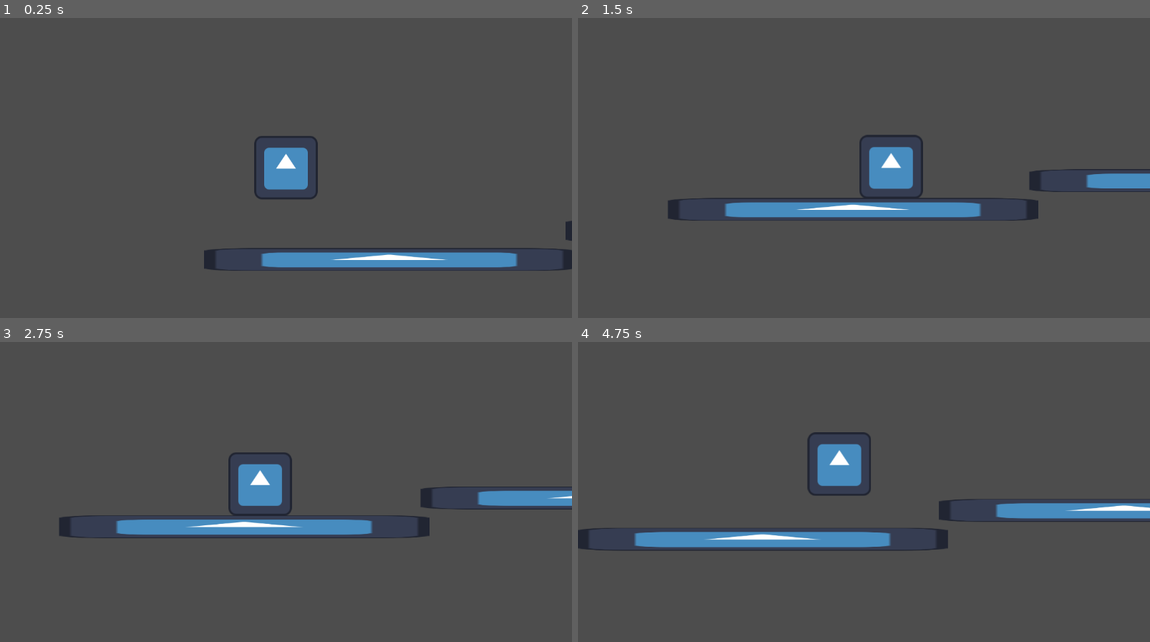
Above: before the commit, frames 1-4 (two rows, left to right).
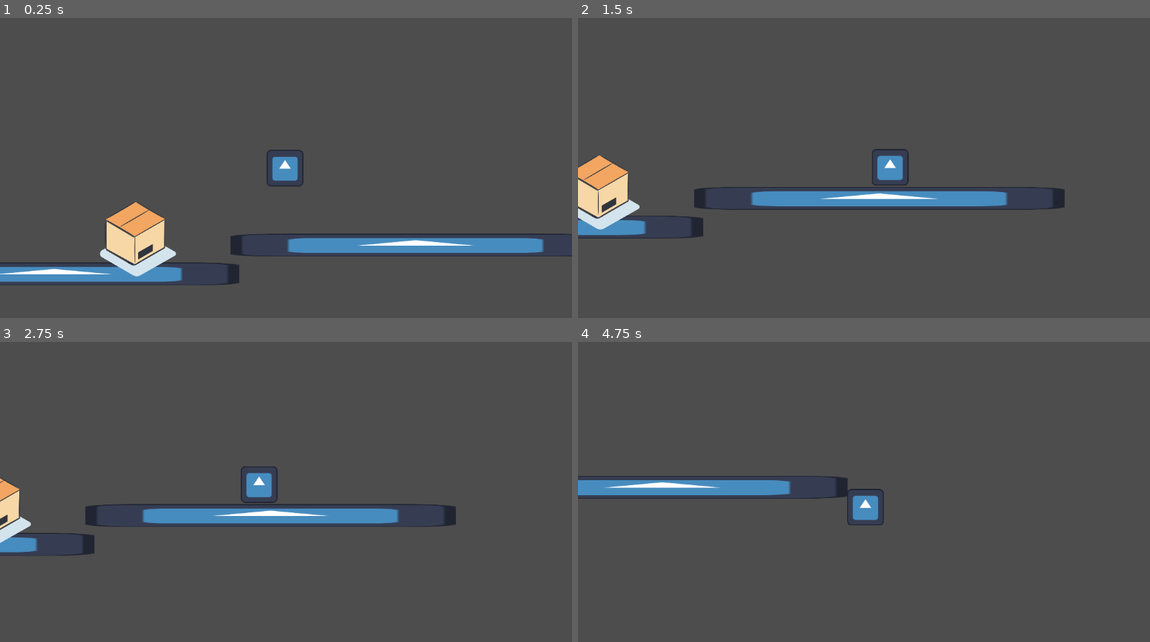
Above: after the commit, the same moments.

Repository: juanfrcaliz/malagajam_2024
Game: Godot game, scene res://scenes/level.tscn
The game is run twice, just before and just after one commit, with the same random seed, the same clock (stepped at 60 frames per second) and the same inputs. The engine's default icon, where the game draws it, is replaced by a stand-in: a white triangle on a blue panel in a dark square.
Inputs:
- Up to frame 1 (0.25 s): no input
- Up to frame 2 (1.5 s): tap Enter (ui_accept) at 0.5, 0.77 s; hold Right (ui_right) from 0.53 s (still down)
- Up to frame 3 (2.75 s): tap Enter (ui_accept) at 1.52 s; release Right (ui_right) at 2.03 s; hold Left (ui_left) from 2.03 s (still down)
- Up to frame 4 (4.75 s): release Left (ui_left) at 2.78 s; hold Right (ui_right) 2.78-4.28 s; tap Enter (ui_accept) at 3.02, 3.77, 4.52 s; hold Left (ui_left) from 4.28 s (still down)

The runs differ from the first frame. In frame 1, 10% of the frame differs, in the area x 0-100%, y 39-90%; in frame 2, 8.8%; in frame 3, 8.0%; in frame 4, 8.8%.

Commit message:
push_box

Diff:
--- a/Box.gd
+++ /dev/null
@@ -1,7 +0,0 @@
-extends RigidBody2D
-
-
-var gravity = 800  # Ajusta el valor de la gravedad según sea necesario
-
-func _process(delta):
-	var gravity_vector = Vector2(0, gravity)
--- a/box.tscn
+++ /dev/null
@@ -1,14 +0,0 @@
-[gd_scene load_steps=3 format=3 uid="uid://wglf1mlb7dta"]
-
-[ext_resource type="Texture2D" uid="uid://b1vwatdwt1s3f" path="res://box.png" id="1_tfhe5"]
-
-[sub_resource type="RectangleShape2D" id="RectangleShape2D_g1n3h"]
-size = Vector2(508, 302)
-
-[node name="Box" type="RigidBody2D"]
-
-[node name="Sprite2D" type="Sprite2D" parent="."]
-texture = ExtResource("1_tfhe5")
-
-[node name="CollisionShape2D" type="CollisionShape2D" parent="."]
-shape = SubResource("RectangleShape2D_g1n3h")
--- a/project.godot
+++ b/project.godot
@@ -34,6 +34,12 @@
 ]
 }
 
+[layer_names]
+
+2d_physics/layer_1="caja"
+2d_physics/layer_2="pug"
+2d_physics/layer_3="items"
+
 [rendering]
 
 renderer/rendering_method="gl_compatibility"
--- /dev/null
+++ b/scenes/box.tscn
@@ -0,0 +1,32 @@
+[gd_scene load_steps=4 format=3 uid="uid://wglf1mlb7dta"]
+
+[ext_resource type="Script" path="res://scripts/box.gd" id="1_3nhd0"]
+[ext_resource type="Texture2D" uid="uid://b1vwatdwt1s3f" path="res://box.png" id="1_tfhe5"]
+
+[sub_resource type="PhysicsMaterial" id="PhysicsMaterial_ssbou"]
+
+[node name="Box" type="RigidBody2D"]
+scale = Vector2(1.00121, 1.00639)
+collision_layer = 2
+collision_mask = 5
+physics_material_override = SubResource("PhysicsMaterial_ssbou")
+gravity_scale = 0.0
+lock_rotation = true
+script = ExtResource("1_3nhd0")
+
+[node name="CollisionPolygon2D" type="CollisionPolygon2D" parent="."]
+polygon = PackedVector2Array(345, 195, 345, 220, 285, 251, 227, 218, 228, 191, 227, 218, 285, 247, 341, 216)
+
+[node name="Sprite2D" type="Sprite2D" parent="."]
+position = Vector2(292, 203)
+scale = Vector2(0.326172, 0.326172)
+texture = ExtResource("1_tfhe5")
+
+[node name="Area2D" type="Area2D" parent="."]
+
+[node name="CollisionPolygon2D" type="CollisionPolygon2D" parent="Area2D"]
+scale = Vector2(116.51, 16.8922)
+polygon = PackedVector2Array(1.9717, 11.5881, 1.98027, 12.8822, 2.44319, 14.7646, 2.44319, 14.7646, 2.93183, 13.0587, 2.9404, 11.1175, 2.46034, 13.1175)
+
+[connection signal="body_entered" from="Area2D" to="." method="_on_area_2d_body_entered"]
+[connection signal="body_exited" from="Area2D" to="." method="_on_area_2d_body_exited"]
--- a/scenes/floor.tscn
+++ b/scenes/floor.tscn
@@ -6,6 +6,8 @@
 size = Vector2(750, 46)
 
 [node name="Floor" type="StaticBody2D"]
+collision_layer = 4
+collision_mask = 3
 
 [node name="Sprite2D" type="Sprite2D" parent="."]
 scale = Vector2(5.82813, 0.359375)
--- a/scenes/level.tscn
+++ b/scenes/level.tscn
@@ -1,9 +1,12 @@
-[gd_scene load_steps=3 format=3 uid="uid://bxqrj3sdavb36"]
+[gd_scene load_steps=5 format=3 uid="uid://bxqrj3sdavb36"]
 
+[ext_resource type="Script" path="res://scripts/level.gd" id="1_04sp3"]
 [ext_resource type="PackedScene" uid="uid://c4rw6vbi63eh6" path="res://scenes/floor.tscn" id="1_687gb"]
 [ext_resource type="PackedScene" uid="uid://bfwtopjmldvdy" path="res://scenes/pug.tscn" id="1_xw77n"]
+[ext_resource type="PackedScene" uid="uid://wglf1mlb7dta" path="res://scenes/box.tscn" id="3_52ue2"]
 
 [node name="Level" type="Node2D"]
+script = ExtResource("1_04sp3")
 
 [node name="Floor" parent="." instance=ExtResource("1_687gb")]
 position = Vector2(378, 584)
@@ -12,4 +15,11 @@
 position = Vector2(1106, 526)
 
 [node name="Pug" parent="." instance=ExtResource("1_xw77n")]
-position = Vector2(170, 366)
+position = Vector2(845, 337)
+
+[node name="Box" parent="." instance=ExtResource("3_52ue2")]
+position = Vector2(255, 316)
+gravity_scale = 1.0
+
+[connection signal="dog_entered" from="Box" to="." method="_on_box_dog_entered"]
+[connection signal="dog_exited" from="Box" to="." method="_on_box_dog_exited"]
--- a/scenes/pug.tscn
+++ b/scenes/pug.tscn
@@ -4,15 +4,19 @@
 [ext_resource type="Script" path="res://scripts/pug.gd" id="1_ovdqs"]
 
 [sub_resource type="RectangleShape2D" id="RectangleShape2D_ds2yc"]
-size = Vector2(126, 126)
+size = Vector2(70, 79)
 
 [node name="Pug" type="CharacterBody2D"]
+collision_mask = 6
 script = ExtResource("1_ovdqs")
 
 [node name="Sprite2D" type="Sprite2D" parent="."]
+position = Vector2(-2, 1)
+scale = Vector2(0.578125, 0.578125)
 texture = ExtResource("1_nbjae")
 
 [node name="CollisionShape2D" type="CollisionShape2D" parent="."]
+position = Vector2(-1, 1)
 shape = SubResource("RectangleShape2D_ds2yc")
 
 [node name="Camera2D" type="Camera2D" parent="."]
--- /dev/null
+++ b/scripts/box.gd
@@ -0,0 +1,21 @@
+extends Node
+
+signal dog_entered
+signal dog_exited
+
+# Called when the node enters the scene tree for the first time.
+func _ready():
+	pass # Replace with function body.
+
+
+# Called every frame. 'delta' is the elapsed time since the previous frame.
+func _process(delta):
+	pass
+
+
+func _on_area_2d_body_entered(body):
+	dog_entered.emit()
+
+
+func _on_area_2d_body_exited(body):
+	dog_exited.emit()
--- /dev/null
+++ b/scripts/level.gd
@@ -0,0 +1,19 @@
+extends Node
+
+
+# Called when the node enters the scene tree for the first time.
+func _ready():
+	pass # Replace with function body.
+
+
+# Called every frame. 'delta' is the elapsed time since the previous frame.
+func _process(delta):
+	pass
+
+
+func _on_box_dog_entered():
+	$Pug.change_mobility(false)
+
+
+func _on_box_dog_exited():
+	$Pug.change_mobility(true)
--- a/scripts/pug.gd
+++ b/scripts/pug.gd
@@ -1,12 +1,13 @@
 extends CharacterBody2D
-
 
 const SPEED = 300.0
 const JUMP_VELOCITY = -400.0
+const PUSH_FORCE = 80.0
+
+var can_push = true
 
 # Get the gravity from the project settings to be synced with RigidBody nodes.
 var gravity = ProjectSettings.get_setting("physics/2d/default_gravity")
-
 
 func _physics_process(delta):
 	if not is_on_floor():
@@ -22,3 +23,12 @@
 		velocity.x = move_toward(velocity.x, 0, SPEED)
 
 	move_and_slide()
+
+	if can_push:
+		for i in get_slide_collision_count():
+			var c = get_slide_collision(i)
+			if c.get_collider() is RigidBody2D:
+				c.get_collider().apply_central_impulse(-c.get_normal() * PUSH_FORCE)
+
+func change_mobility(state):
+	can_push = state
Not shown, added: scenes/lev4E65.tmp
